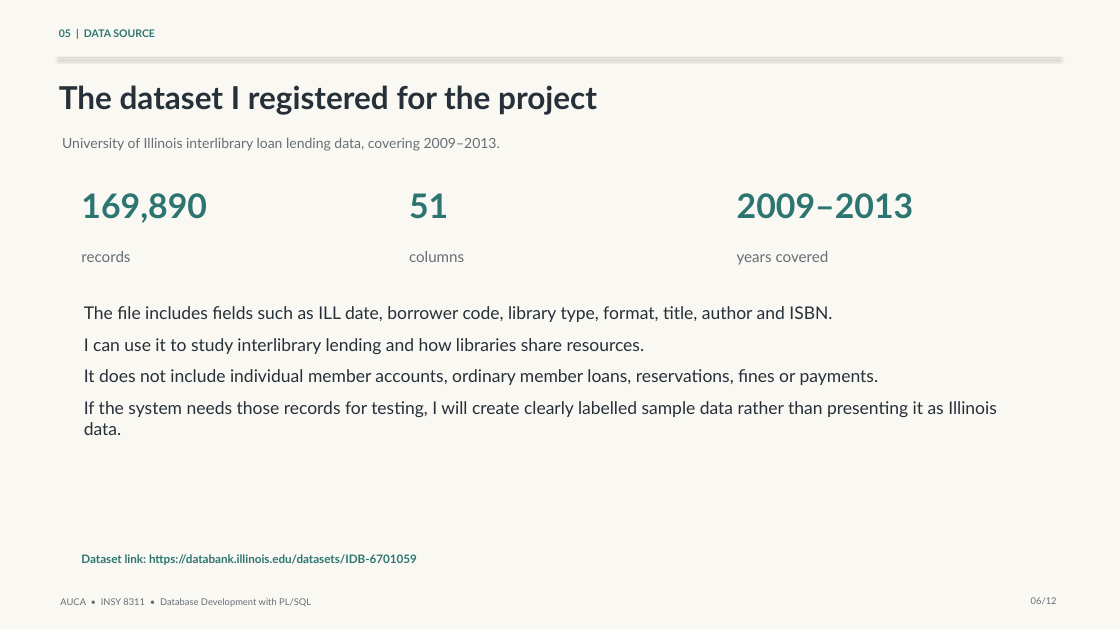
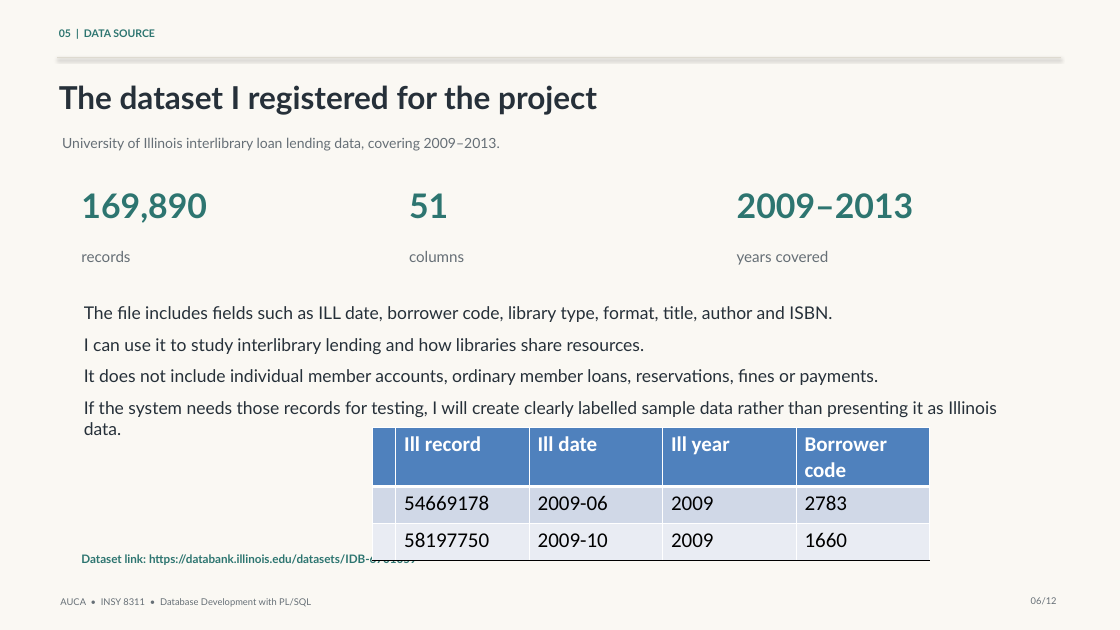
Before and after one commit to UwaseHenriette/uwase_20252SEN368_smartLibrary, a slide deck: slide 6 of docs/presentation/Phase0_Presentation.pptx. Drawn at 1120x630 pixels with LibreOffice and Linux fonts; fonts in the diff are those of the drawing. Boxes give left, top, right and bottom in pixels: in the first picture for what was removed or moved away, otherwise in the second. Text is boxed around its words. In the diff, an @@ line names an element or a change of style, - is before the commit and + after.

```diff
--- a/docs/presentation/Phase0_Presentation.pptx
+++ b/docs/presentation/Phase0_Presentation.pptx
@@ table added at [372,428,930,560], 3 rows, 5 columns @@
+ | Ill record | Ill date | Ill year | Borrower code
+ | 54669178 | 2009-06 | 2009 | 2783
+ | 58197750 | 2009-10 | 2009 | 1660
```
